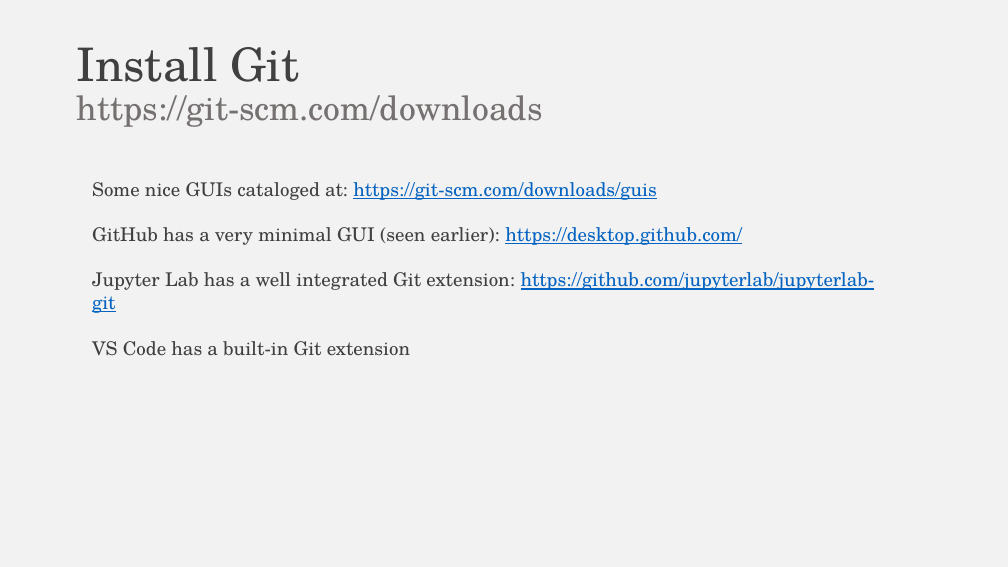
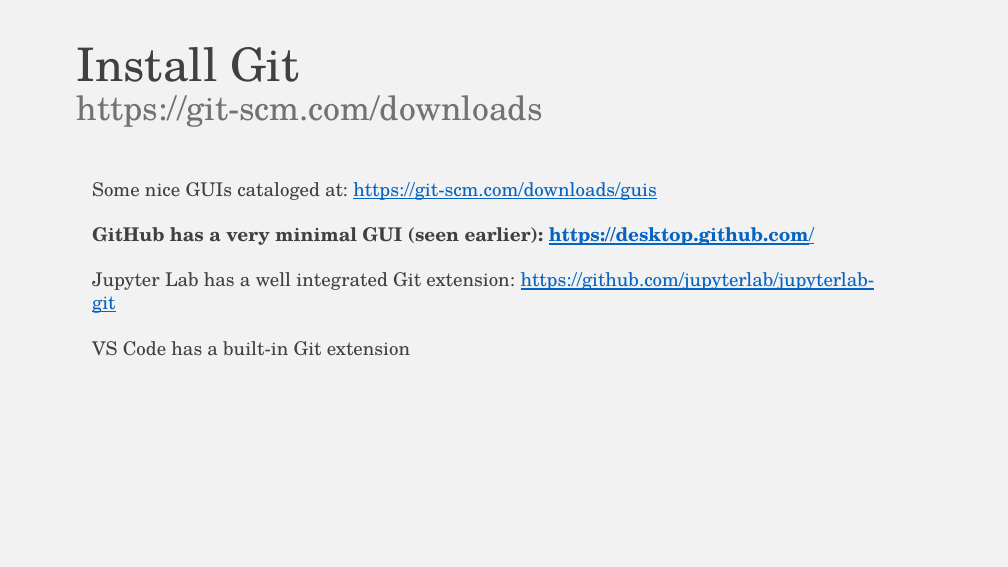
Before and after one commit to falconair/ProgrammingForAnalytics, a slide deck: slide 10 of lectures/050_git_version_control/Why do you need version control.pptx. Drawn at 1008x567 pixels with LibreOffice and Linux fonts; fonts in the diff are those of the drawing. Boxes give left, top, right and bottom in pixels: in the first picture for what was removed or moved away, otherwise in the second. Text is boxed around its words. In the diff, an @@ line names an element or a change of style, - is before the commit and + after.

Commit message:
Updates presentations

```diff
--- a/lectures/050_git_version_control/Why do you need version control.pptx
+++ b/lectures/050_git_version_control/Why do you need version control.pptx
@@ text at (92, 227, 814, 245): bold on in "GitHub has a very minimal GUI (seen ..." @@
```
